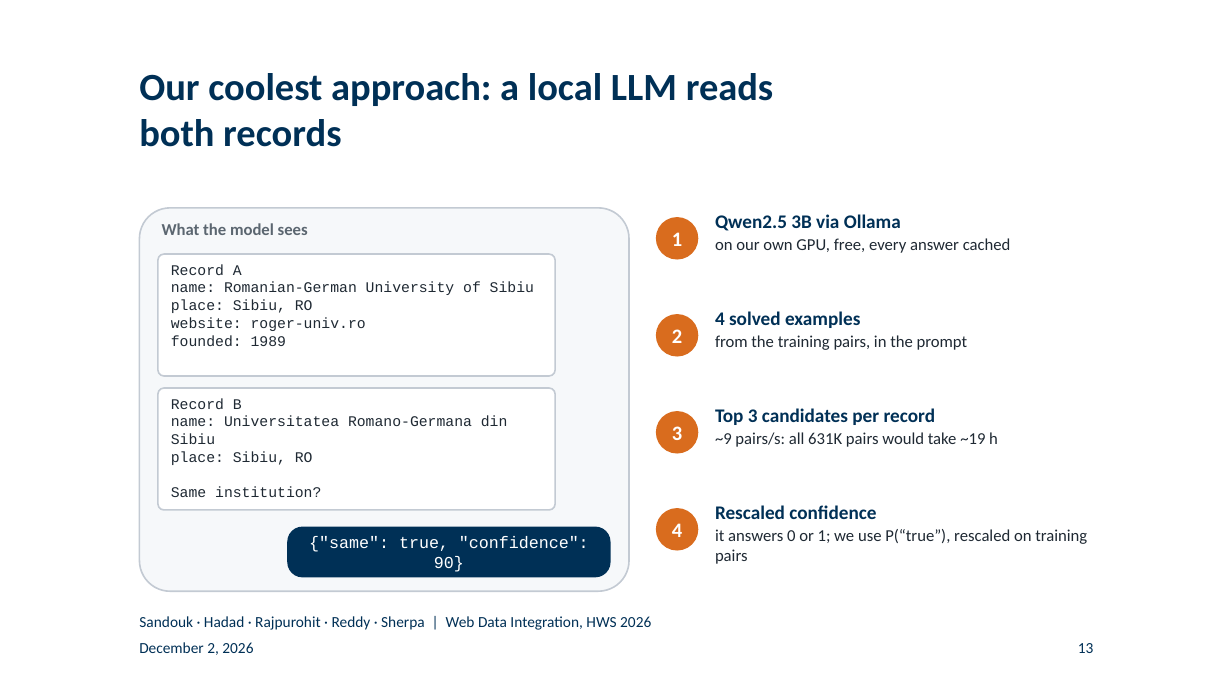
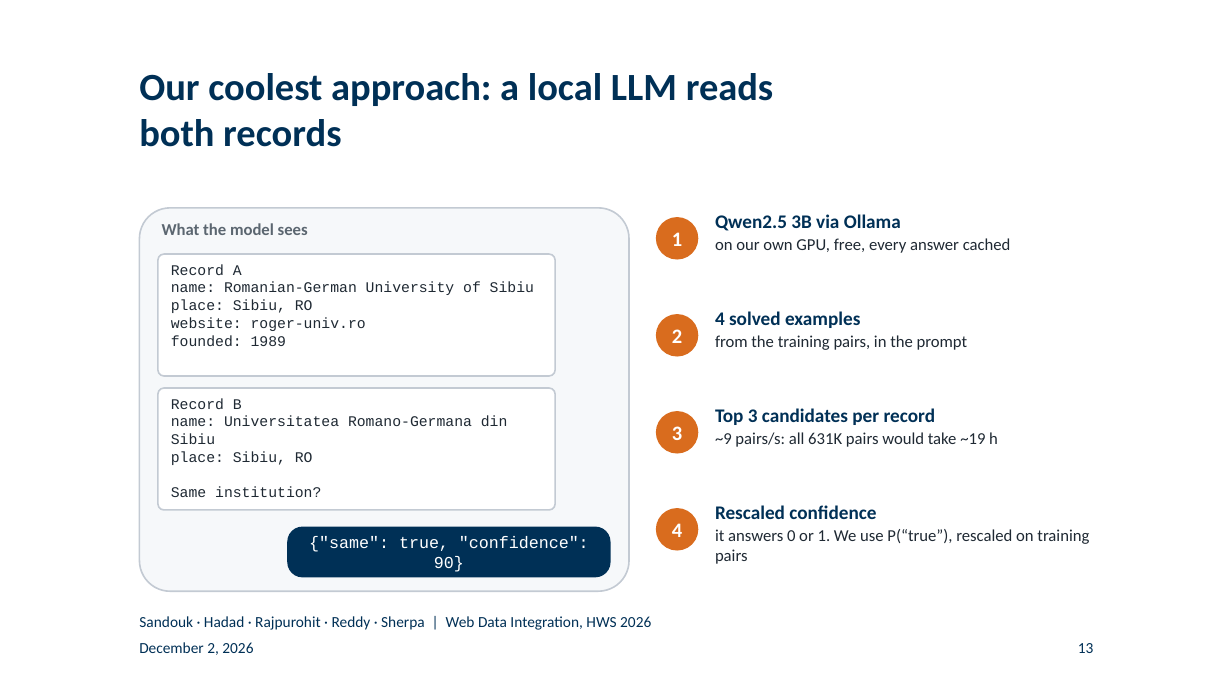
Before and after one commit to BlackSamuron0305/Web-Data-Integration-Project-HWS2026, a slide deck: slide 13 of submission/final-presentation/final_presentation.pptx. Drawn at 1232x693 pixels with LibreOffice and Linux fonts; fonts in the diff are those of the drawing; background and template pictures are left out. Boxes give left, top, right and bottom in pixels: in the first picture for what was removed or moved away, otherwise in the second. Text is boxed around its words. In the diff, an @@ line names an element or a change of style, - is before the commit and + after.

```diff
--- a/submission/final-presentation/final_presentation.pptx
+++ b/submission/final-presentation/final_presentation.pptx
@@ text at box(715, 529, 1089, 564): text changed @@
-it answers 0 or 1; we use P(“true”), rescaled on training pairs
+it answers 0 or 1. We use P(“true”), rescaled on training pairs
```
Also in this commit, not shown: 8 other slides changed, 3 other files.
